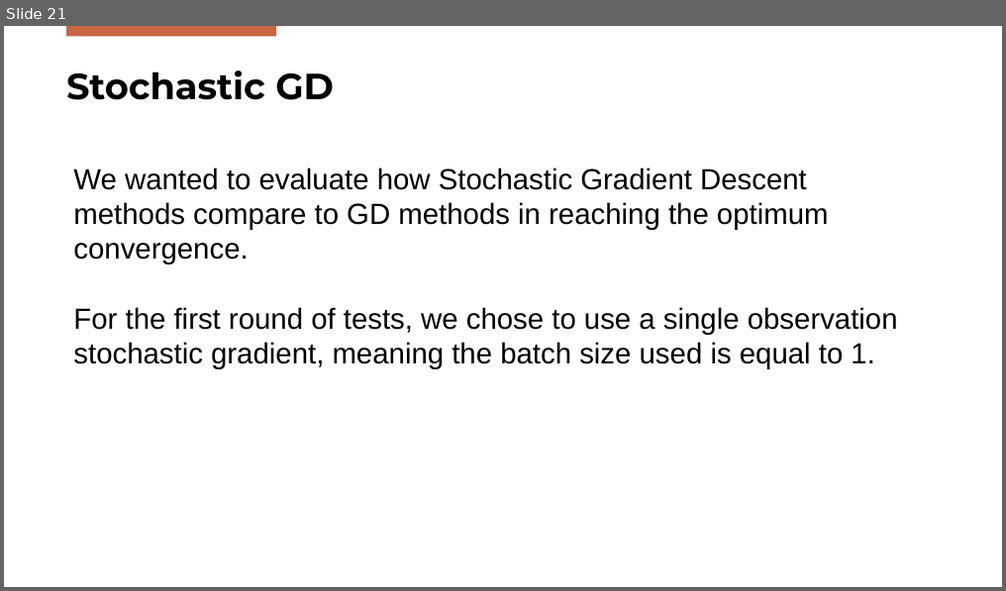
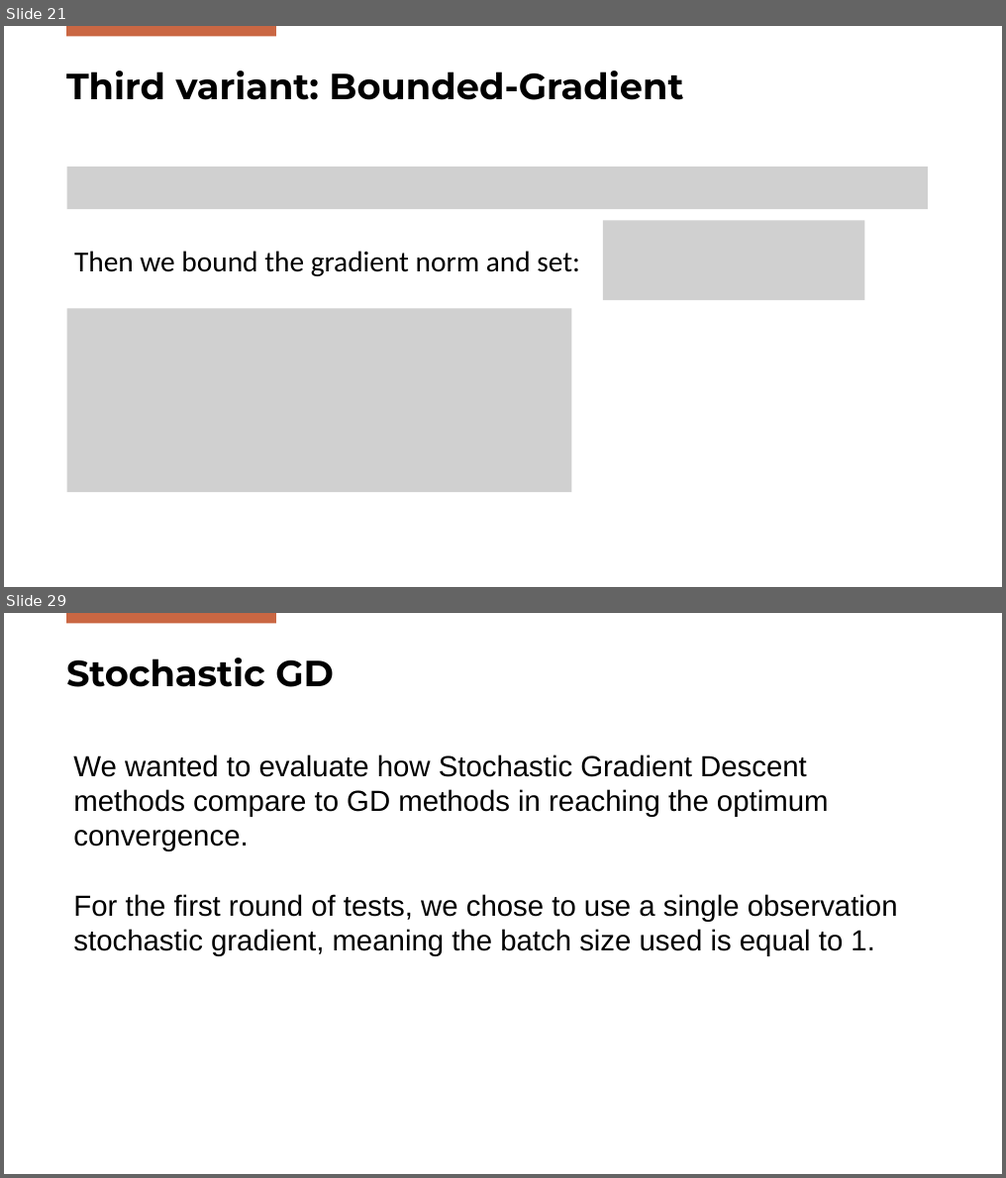
Before and after one commit to FilippoBolis/OptimizationProject_2025, a slide deck: Ppt/Optimization.pptx. Shown one above the other, each under a label of ours: slide 21 before the commit, slides 21 and 29 after it; the slides between them are not shown. The pictures are 1006x591 and 1006x1178 pixels, drawn with LibreOffice and Linux fonts; fonts in the diff are those of the drawing; grey boxes stand for pictures; background and template pictures are left out. Boxes give left, top, right and bottom in pixels: in the first picture for what was removed or moved away, otherwise in the second. Text is boxed around its words. In the diff, an @@ line names an element or a change of style, - is before the commit and + after.

```diff
--- a/Ppt/Optimization.pptx
+++ b/Ppt/Optimization.pptx
@@ slide 21 added at (4, 26, 1002, 587), background #FFFFFF; not listed: 1 template element that a slide beside it also shows @@
@@ title added at (66, 71, 683, 100), 35 pt, text #000000, bold @@
+Third variant: Bounded‑Gradient
@@ picture added at (67, 167, 928, 209) @@
@@ picture added at (603, 221, 865, 301) @@
@@ text added at (74, 251, 580, 276), 28 pt, text #000000 @@
+Then we bound the gradient norm and set:
@@ picture added at (67, 308, 571, 492) @@
@@ what was slide 21 is now slide 29 @@
```
Also in this commit, not shown: 13 other slides added, 1 slide removed, 1 other file.
